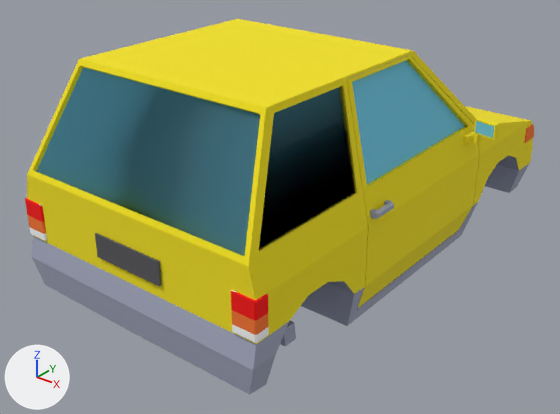
What one commit did to the OBJ model ProyectoL/ProyectoL/Models/Carro/carroceria.obj.
The view is the same before and after, from a 50 mm camera at (0.268, -0.376, 0.273) aimed at (-0.008, -0.031, 0.059). The axes (+X, +Y, +Z) are drawn at lower left. The lights are the same throughout. Where no turn or scale is listed for an object, it has been applied to the vertices. Vertices at the same position are counted once.

In view in the first picture: 'carroceria'.
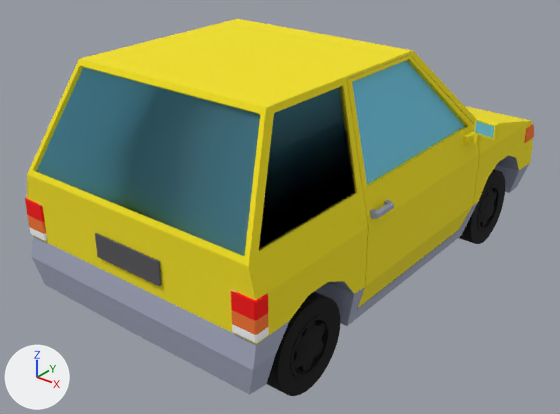
Scene script edits in JSON lines:
```json
{"op": "add", "block": "mat_carroceria_lambert37sg", "code": ["mat_carroceria_lambert37sg = principled_material('carroceria:lambert37SG')", "mat_carroceria_lambert37sg.base_color = (0.5, 0.5, 0.5)  # grey #bcbcbc", "mat_carroceria_lambert37sg.roughness = 0.866"]}
{"op": "add", "block": "mat_llanta_lambert21sg", "code": ["mat_llanta_lambert21sg = principled_material('llanta:lambert21SG')", "mat_llanta_lambert21sg.base_color = (0.0, 0.0, 0.0)  # black #000000", "mat_llanta_lambert21sg.roughness = 1.0"]}
{"block": "me_carroceria", "where": "# used by ob_carroceria; location = (0.0, 0.0, 0.0)"}
{"op": "remove", "block": "me_carroceria", "code": "me_carroceria.from_pydata(...)  # 517 vertices, 497 faces; spans x -0.098..0.098, y -0.163..0.149, z 0.029..0.166"}
{"op": "add", "block": "me_carroceria", "code": "me_carroceria.from_pydata(...)  # 1481 vertices, 1549 faces; spans x -0.098..0.098, y -0.163..0.149, z 0.012..0.166"}
{"block": "me_carroceria", "change": "me_carroceria part 1: a new loose piece of 241 vertices spanning x 0.058..0.079, y -0.141..-0.088, z 0.012..0.064, in mat_llanta_lambert21sg (black #000000)"}
{"block": "me_carroceria", "change": "me_carroceria part 2: a new loose piece of 241 vertices spanning x 0.058..0.079, y 0.066..0.118, z 0.012..0.064, in mat_llanta_lambert21sg (black #000000)"}
{"op": "remove", "block": "me_carroceria", "code": "me_carroceria.materials.append(mat_lambert37sg)  # white #e7e7e7"}
{"op": "add", "block": "me_carroceria", "code": "me_carroceria.materials.append(mat_llanta_lambert21sg)  # black #000000"}
{"op": "add", "block": "me_carroceria", "code": "me_carroceria.materials.append(mat_carroceria_lambert37sg)  # grey #bcbcbc"}
```

Changed parts and their boxes [x1, y1, x2, y2] in the pictures (560 x 414 px):
```json
{"object": "carroceria", "change": "reshaped", "before": [25, 19, 534, 395], "after": [25, 19, 534, 396]}
{"part": 1, "of": "me_carroceria", "change": "added", "after": [267, 292, 340, 396], "on screen": "black"}
{"part": 2, "of": "me_carroceria", "change": "added", "after": [459, 169, 505, 244], "on screen": "black"}
```
